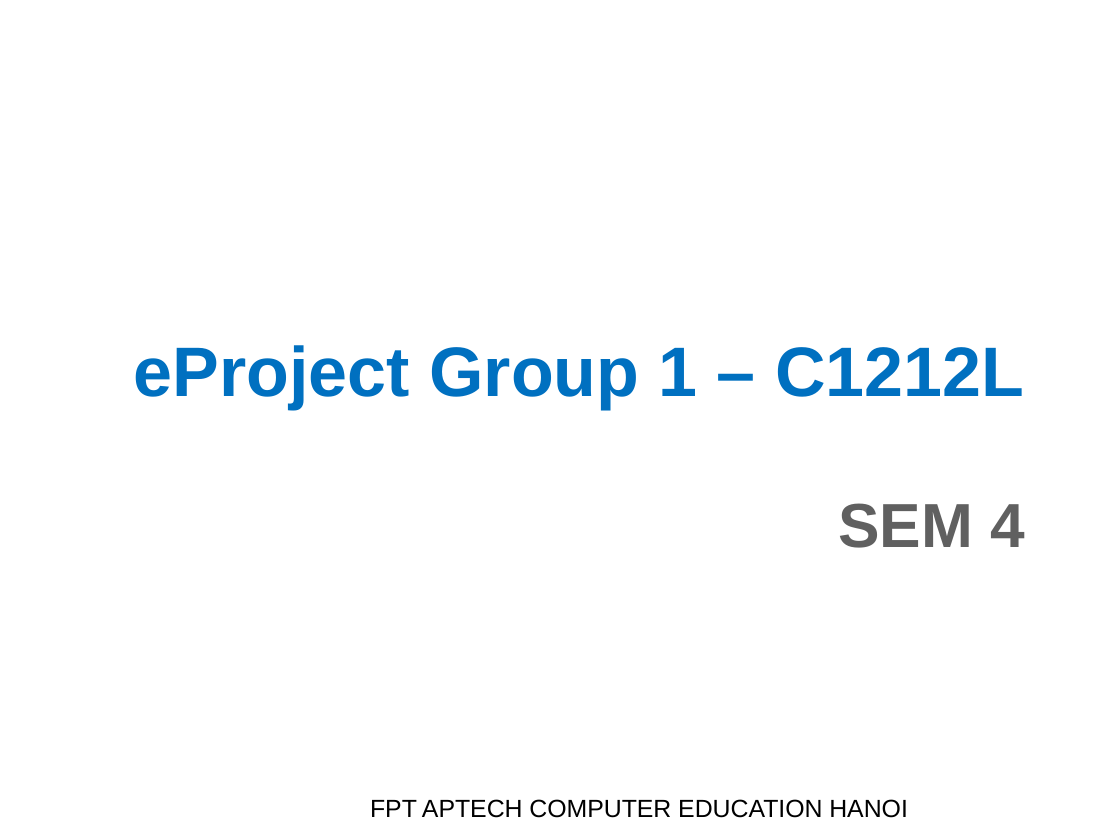
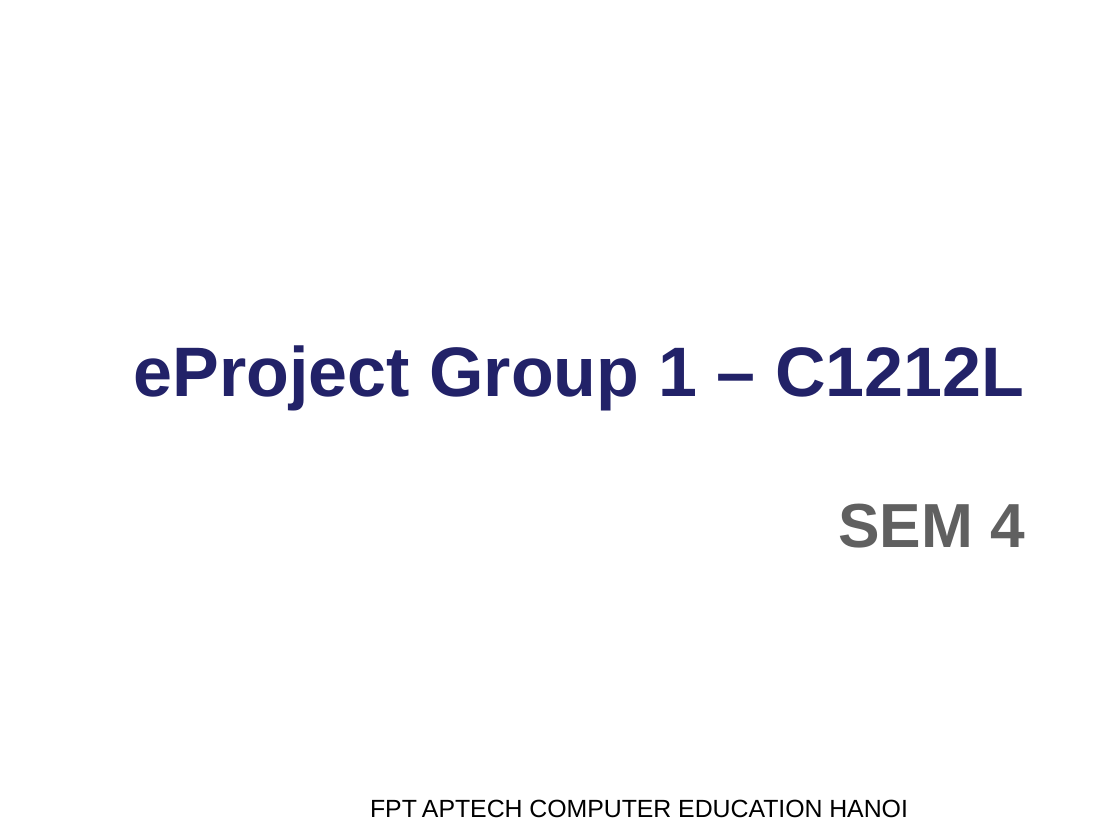
Before and after one commit to FAI-C1212L-SEM4-G1/WebsiteRealEstateNTB, a slide deck: slide 1 of document_other/Slide_Project_SEM4.ppt. Drawn at 1120x840 pixels with LibreOffice and Linux fonts; fonts in the diff are those of the drawing; background and template pictures are left out. Boxes give left, top, right and bottom in pixels: in the first picture for what was removed or moved away, otherwise in the second. Text is boxed around its words. In the diff, an @@ line names an element or a change of style, - is before the commit and + after.

```diff
--- a/document_other/Slide_Project_SEM4.ppt
+++ b/document_other/Slide_Project_SEM4.ppt
@@ title "eProject Group 1 – C1212L ..." at [134, 345, 1025, 548]: text colour #0070C0 to #222268 in "eProject Group 1 – C1212L" @@
```
Also in this commit, not shown: 6 other slides changed, 2 other files.
